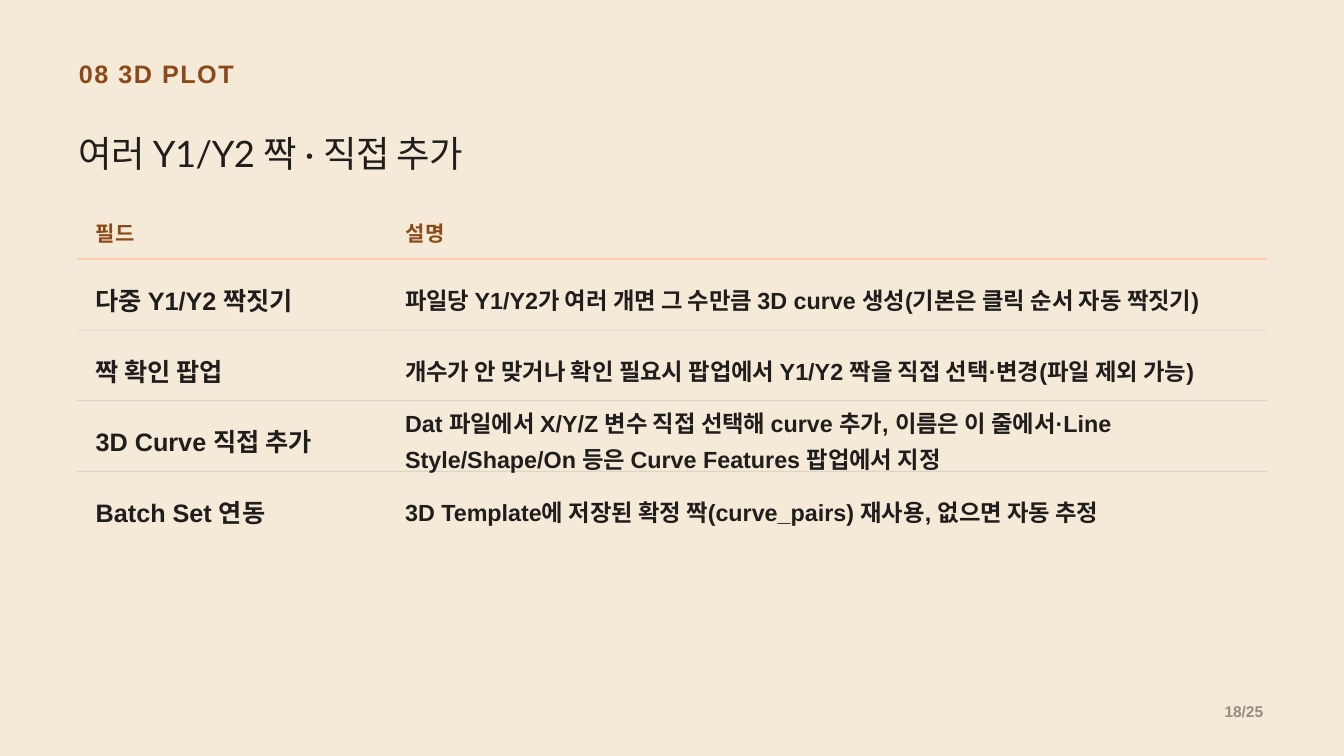
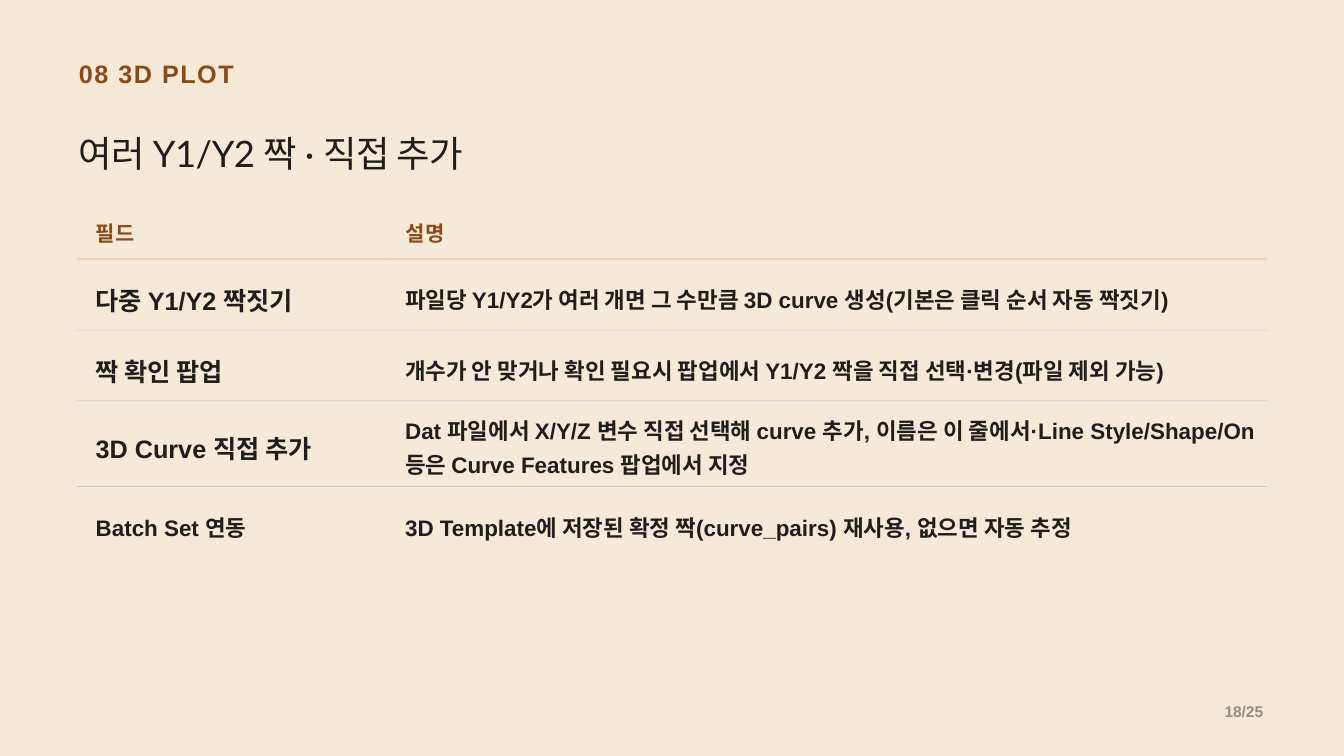
Before and after one commit to CWKIM113/CathPlot_Pub, a slide deck: slide 18 of CathPlot_발표.pptx. Drawn at 1344x756 pixels with LibreOffice and Linux fonts; fonts in the diff are those of the drawing. Boxes give left, top, right and bottom in pixels: in the first picture for what was removed or moved away, otherwise in the second. Text is boxed around its words. In the diff, an @@ line names an element or a change of style, - is before the commit and + after.

```diff
--- a/CathPlot_발표.pptx
+++ b/CathPlot_발표.pptx
@@ text "3D Curve 직접 추가": place and size @@
-text "3D Curve 직접 추가" at [96, 430, 311, 454]
+text "3D Curve 직접 추가" at [96, 437, 311, 461]
@@ text "Batch Set 연동" at [96, 517, 246, 538]: size 27 to 24 pt @@
@@ 2 texts, 2 rectangles: place and size @@
-2 texts, 2 rectangles at [77, 471, 1267, 526]
+2 texts, 2 rectangles at [77, 486, 1267, 541]
@@ size 25 to 24 pt in 4 elements at [405, 289, 1168, 313], [405, 360, 1164, 384], [405, 420, 1254, 475], [405, 517, 1072, 541] @@
```
Also in this commit, not shown: 18 other slides changed, 1 other file.
